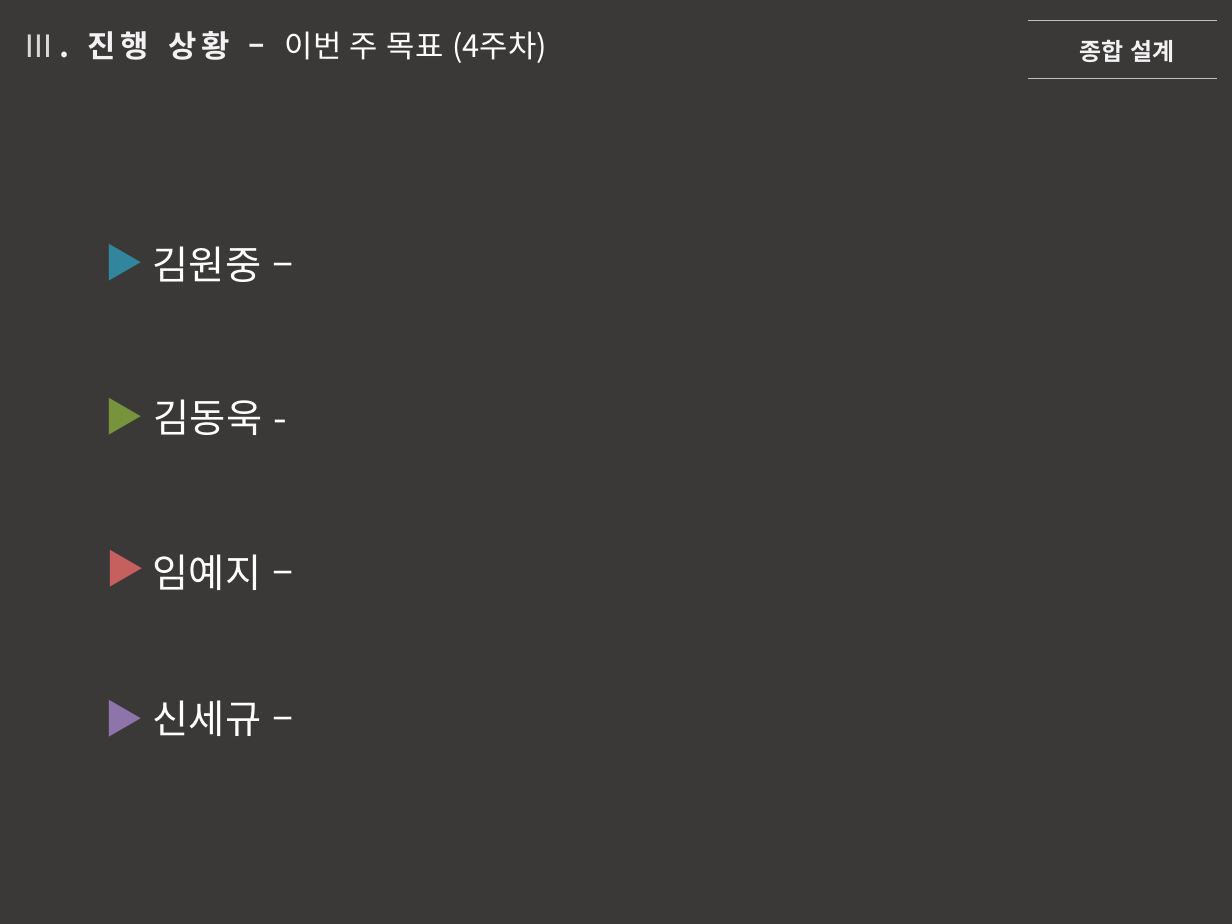
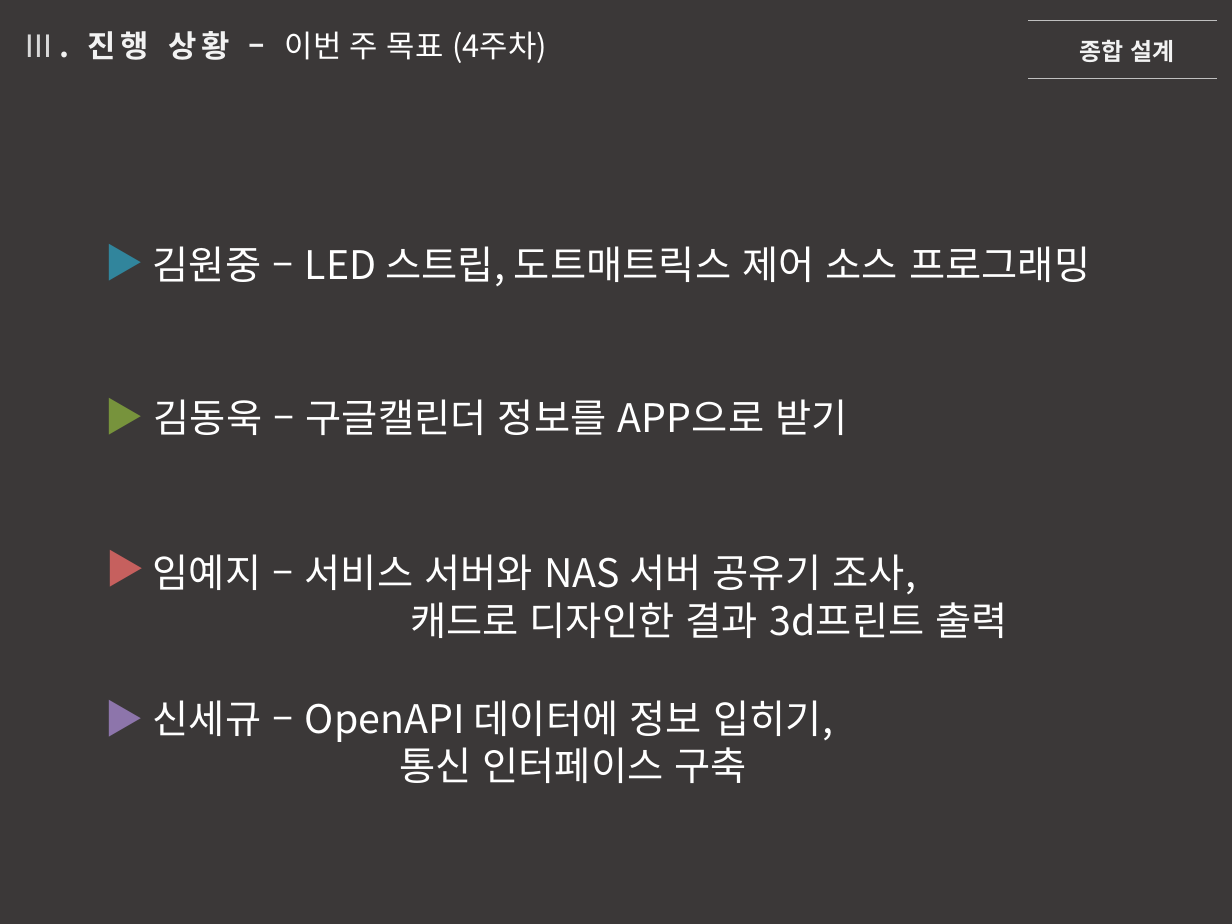
Before and after one commit to SekyuShin/FinalProject_saveFile, a slide deck: slide 23 of weeks_4/190402 종합설계 임예지_1.pptx (slide 26 before the commit). Drawn at 1232x924 pixels with LibreOffice and Linux fonts; fonts in the diff are those of the drawing. Boxes give left, top, right and bottom in pixels: in the first picture for what was removed or moved away, otherwise in the second. Text is boxed around its words. In the diff, an @@ line names an element or a change of style, - is before the commit and + after.

```diff
--- a/weeks_4/190402 종합설계 임예지_1.pptx
+++ b/weeks_4/190402 종합설계 임예지_1.pptx
@@ text at (153, 246, 1090, 286): text changed @@
-김원중 –
+김원중 – LED 스트립, 도트매트릭스 제어 소스 프로그래밍
@@ text at (154, 399, 847, 435): text changed @@
-김동욱 -
+김동욱 – 구글캘린더 정보를 APP으로 받기
@@ text at (153, 554, 1008, 638): text changed @@
-임예지 –
+임예지 – 서비스 서버와 NAS 서버 공유기 조사,
+캐드로 디자인한 결과 3d프린트 출력
@@ text at (153, 700, 833, 783): text changed @@
-신세규 –
+신세규 – OpenAPI 데이터에 정보 입히기,
+통신 인터페이스 구축
```
Also in this commit, not shown: 2 other slides changed, 3 slides removed, 2 other files.
